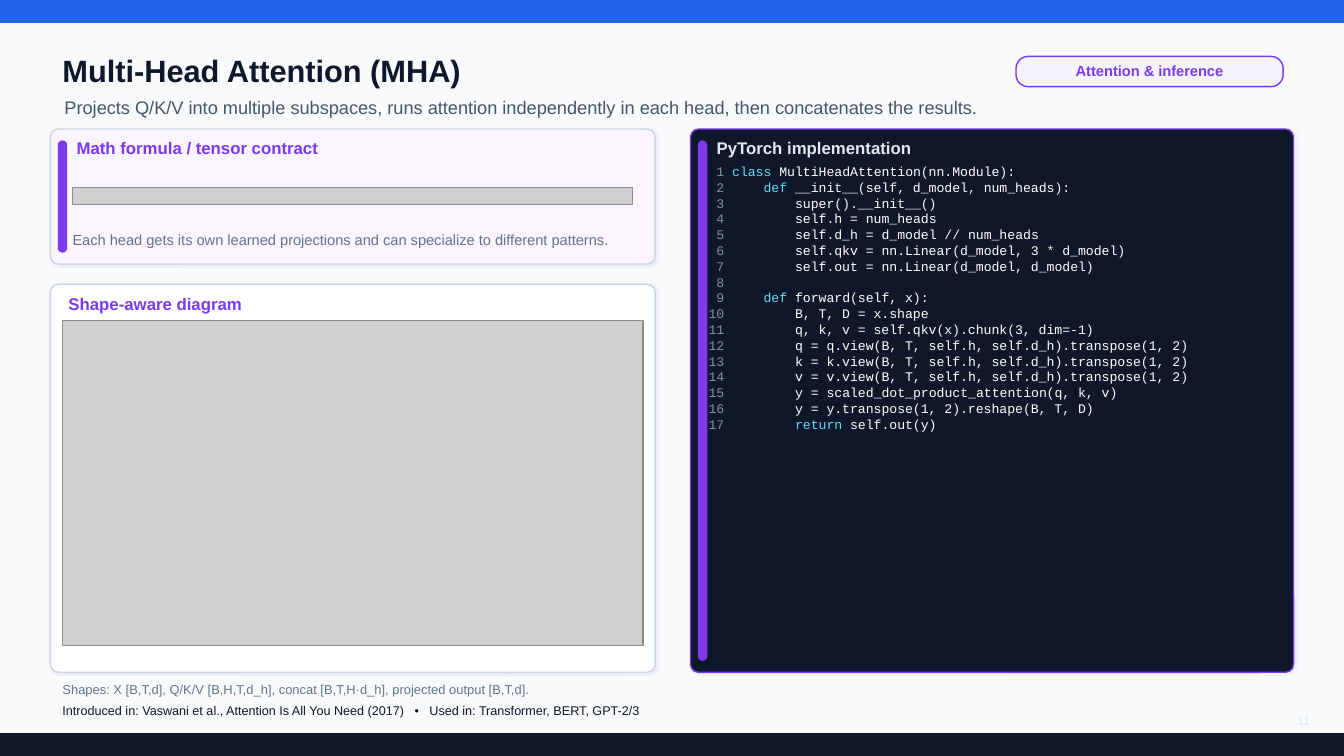
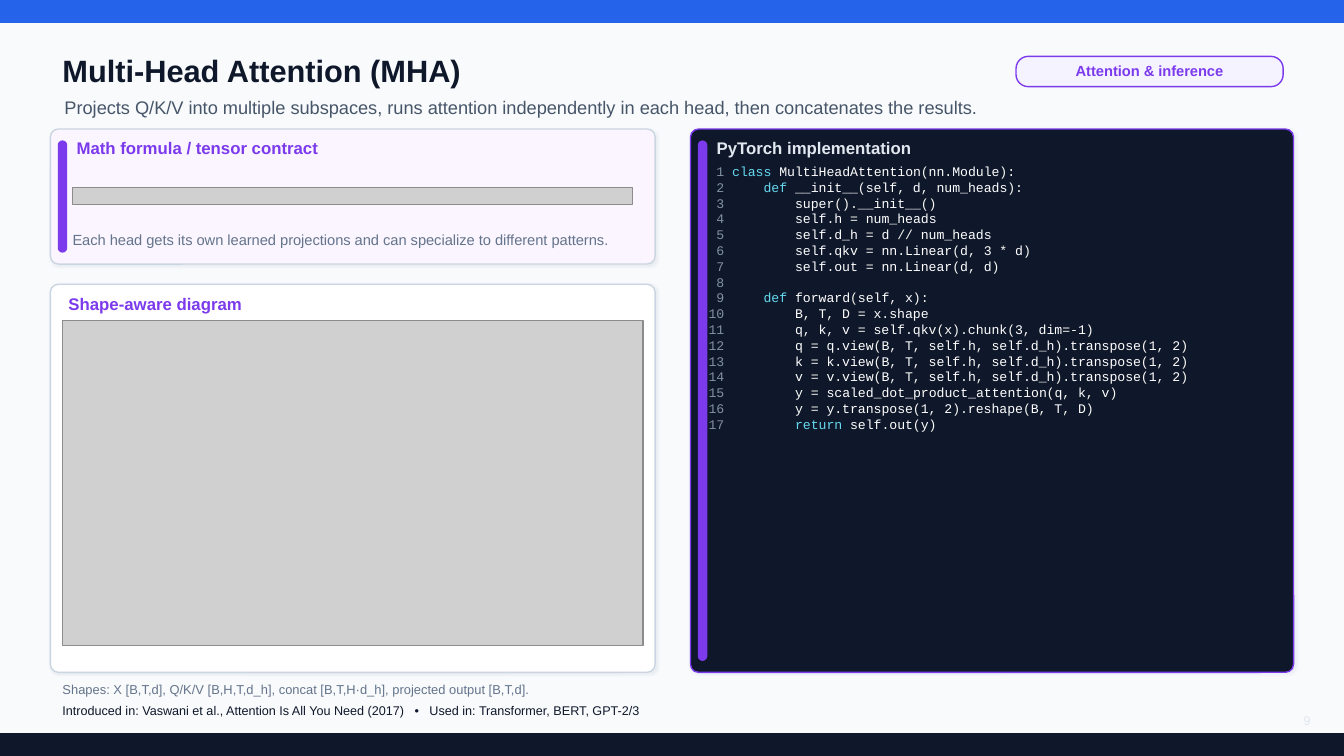
Before and after one commit to ykaitao/AI-ML-Hands-on, a slide deck: slide 9 of lecture_notes/LLMs.pptx (slide 11 before the commit). Drawn at 1344x756 pixels with LibreOffice and Linux fonts; fonts in the diff are those of the drawing; grey boxes stand for pictures. Boxes give left, top, right and bottom in pixels: in the first picture for what was removed or moved away, otherwise in the second. Text is boxed around its words. In the diff, an @@ line names an element or a change of style, - is before the commit and + after.

```diff
--- a/lecture_notes/LLMs.pptx
+++ b/lecture_notes/LLMs.pptx
@@ text at (x1=709, y1=167, x2=1188, y2=432): text changed @@
-1 class MultiHeadAttention(nn.Module):
-2 def __init__(self, d_model, num_heads):
-3 super().__init__()
-4 self.h = num_heads
-5 self.d_h = d_model // num_heads
-6 self.qkv = nn.Linear(d_model, 3 * d_model)
-7 self.out = nn.Linear(d_model, d_model)
-8
-9 def forward(self, x):
-10 B, T, D = x.shape
-11 q, k, v = self.qkv(x).chunk(3, dim=-1)
-12 q = q.view(B, T, self.h, self.d_h).transpose(1, 2)
-13 k = k.view(B, T, self.h, self.d_h).transpose(1, 2)
-14 v = v.view(B, T, self.h, self.d_h).transpose(1, 2)
-15 y = scaled_dot_product_attention(q, k, v)
-16 y = y.transpose(1, 2).reshape(B, T, D)
-17 return self.out(y)
+1 class MultiHeadAttention(nn.Module):
+2 def __init__(self, d, num_heads):
+3 super().__init__()
+4 self.h = num_heads
+5 self.d_h = d // num_heads
+6 self.qkv = nn.Linear(d, 3 * d)
+7 self.out = nn.Linear(d, d)
+8
+9 def forward(self, x):
+10 B, T, D = x.shape
+11 q, k, v = self.qkv(x).chunk(3, dim=-1)
+12 q = q.view(B, T, self.h, self.d_h).transpose(1, 2)
+13 k = k.view(B, T, self.h, self.d_h).transpose(1, 2)
+14 v = v.view(B, T, self.h, self.d_h).transpose(1, 2)
+15 y = scaled_dot_product_attention(q, k, v)
+16 y = y.transpose(1, 2).reshape(B, T, D)
+17 return self.out(y)
```
Also in this commit, not shown: 7 other slides changed, 2 slides removed, 5 other files.
